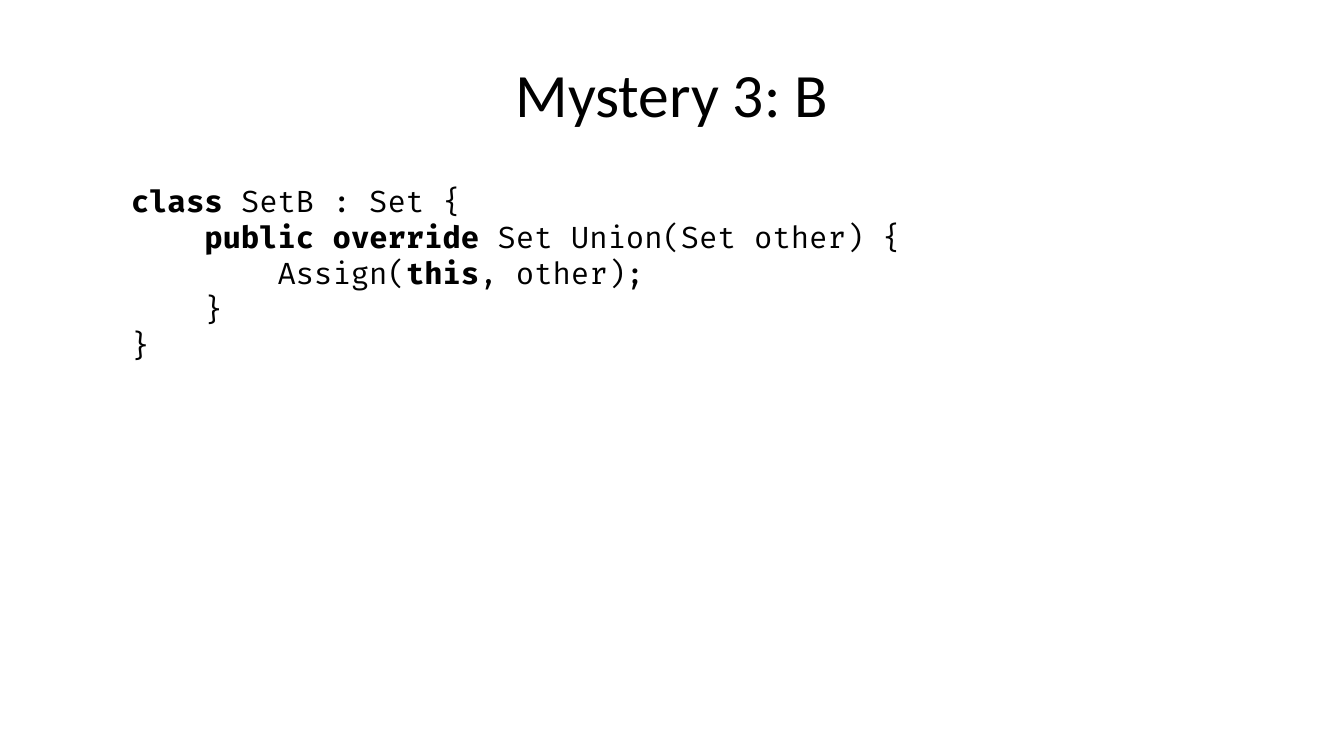
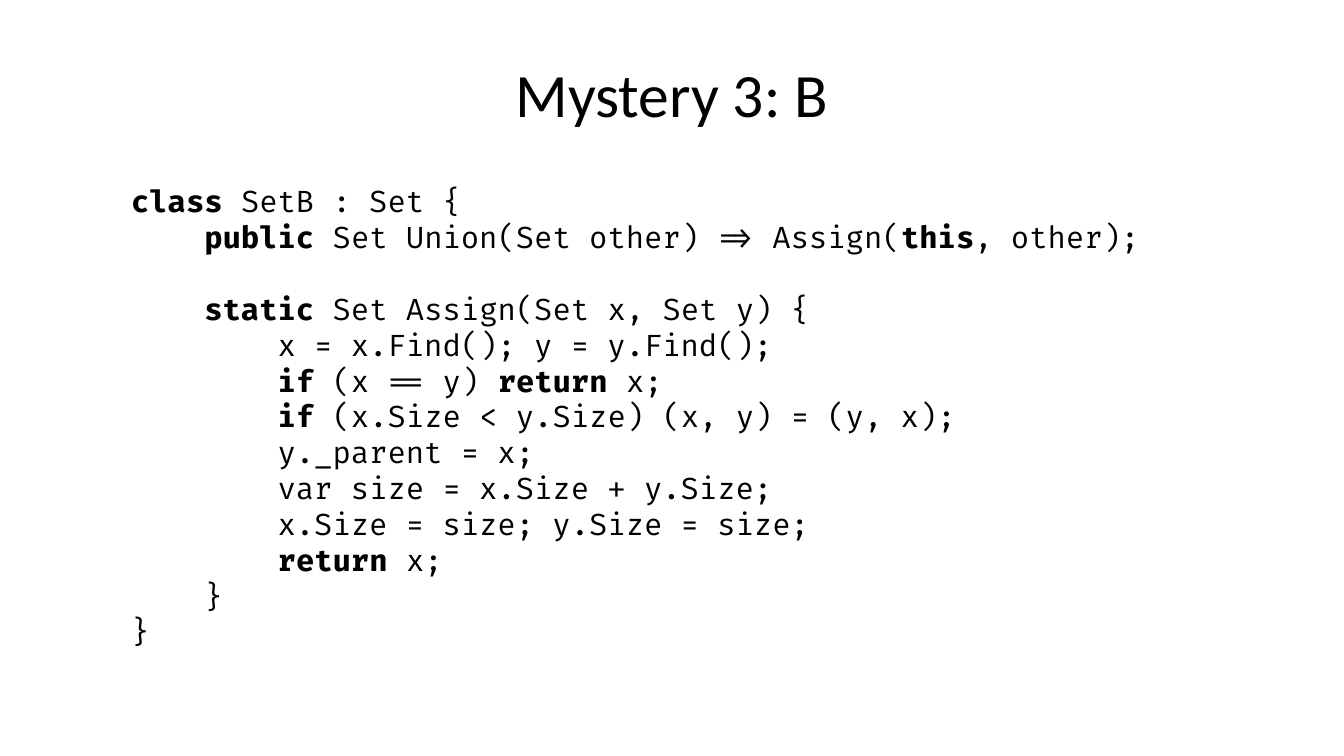
Before and after one commit to fbie/threading-mysteries, a slide deck: slide 22 of slides/slides.odp. Drawn at 1344x756 pixels with LibreOffice and Linux fonts; fonts in the diff are those of the drawing. Boxes give left, top, right and bottom in pixels: in the first picture for what was removed or moved away, otherwise in the second. Text is boxed around its words. In the diff, an @@ line names an element or a change of style, - is before the commit and + after.

Commit message:
Apply slide feedback for mystery 03

```diff
--- a/slides/slides.odp
+++ b/slides/slides.odp
@@ text at [131,189,1139,577]: text changed @@
-class SetB : Set {
-public override Set Union(Set other) {
-Assign(this, other);
-}
-}
+class SetB : Set {
+public Set Union(Set other) => Assign(this, other);
+static Set Assign(Set x, Set y) {
+x = x.Find(); y = y.Find();
+if (x == y) return x;
+if (x.Size < y.Size) (x, y) = (y, x);
+y._parent = x;
+var size = x.Size + y.Size;
+x.Size = size; y.Size = size;
+return x;
+}
+}
```
Also in this commit, not shown: 2 other slides changed, 1 other file.
